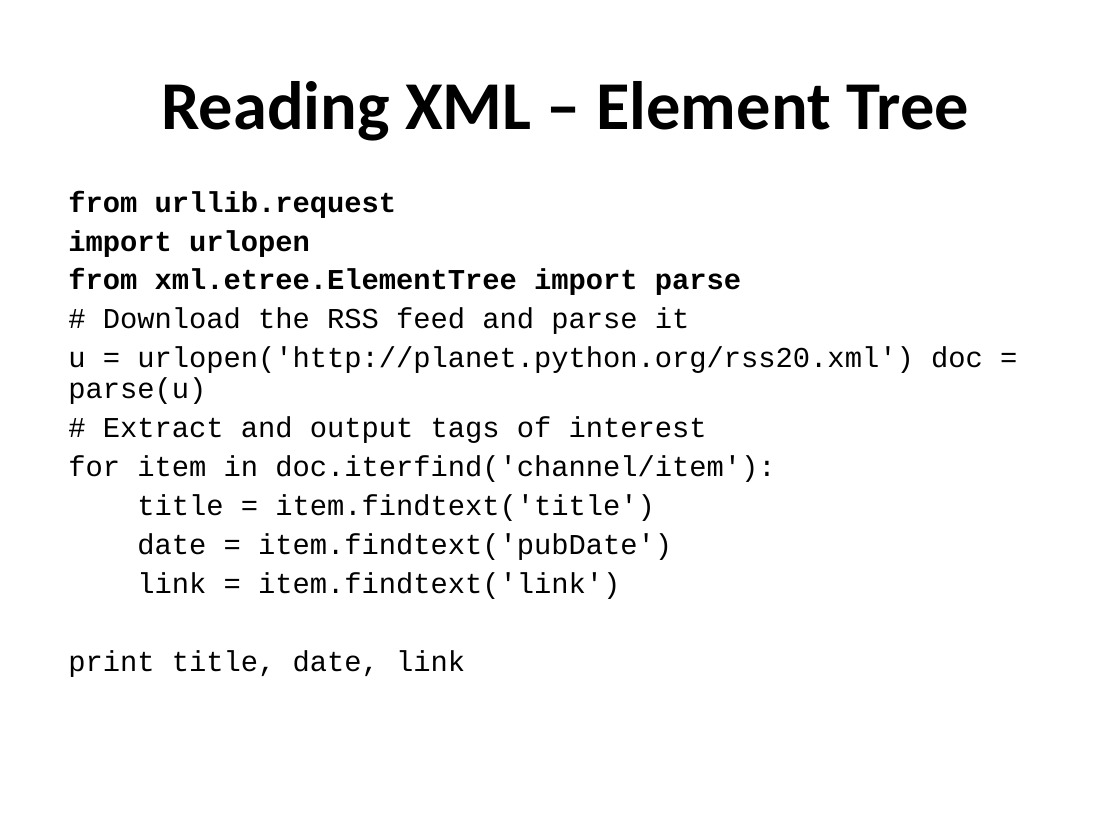
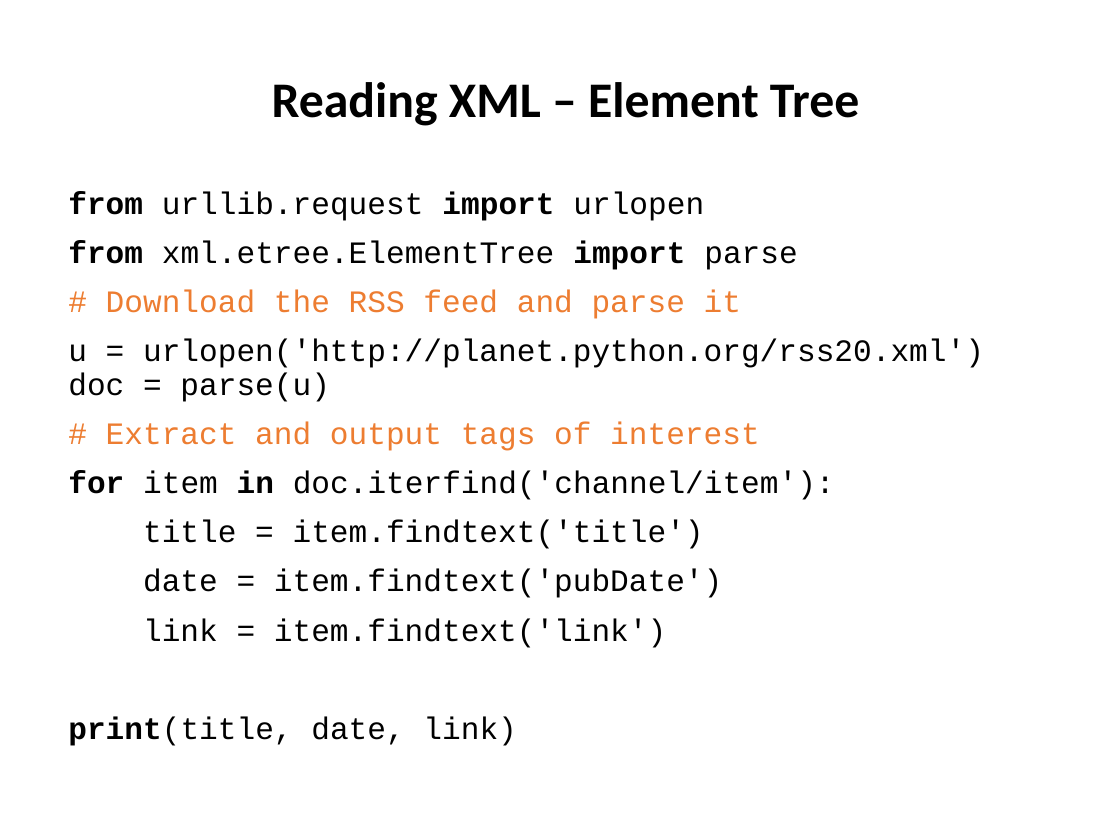
Before and after one commit to ncasuk/ncas-isc, a slide deck: slide 3 of python/presentations/read_write_data/12_python_and_other_formats.ppt. Drawn at 1120x840 pixels with LibreOffice and Linux fonts; fonts in the diff are those of the drawing; background and template pictures are left out. Boxes give left, top, right and bottom in pixels: in the first picture for what was removed or moved away, otherwise in the second. Text is boxed around its words. In the diff, an @@ line names an element or a change of style, - is before the commit and + after.

```diff
--- a/python/presentations/read_write_data/12_python_and_other_formats.ppt
+++ b/python/presentations/read_write_data/12_python_and_other_formats.ppt
@@ title "Reading XML – Element Tree" at bbox=[272, 82, 859, 126]: size 44 to 32 pt; line spacing 1 to 0.9 @@
@@ text at bbox=[68, 191, 704, 221]: text changed; size 18.5 to 20 pt; bold off @@
-from urllib.request
-import urlopen
+from urllib.request import urlopen
@@ text at bbox=[68, 240, 984, 648]: size 18.5 to 20 pt in "from xml.etree.ElementTree import parse", "# Download the RSS feed and parse ...", "u = urlopen('http://planet.python.org/rss20.xml') doc = pars ...", "# Extract and output tags of interest" and 4 more places; bold off in "xml.etree.ElementTree parse"; text colour #000000 to #ED7D31 in "# Download the RSS feed and parse ...", "# Extract and output tags of interest"; bold on in "for in"; more space between paragraphs @@
@@ text at bbox=[68, 717, 516, 746]: text changed; size 18.5 to 20 pt @@
-print title, date, link
+print(title, date, link)
```
Also in this commit, not shown: 5 other slides changed, 3 other files.
